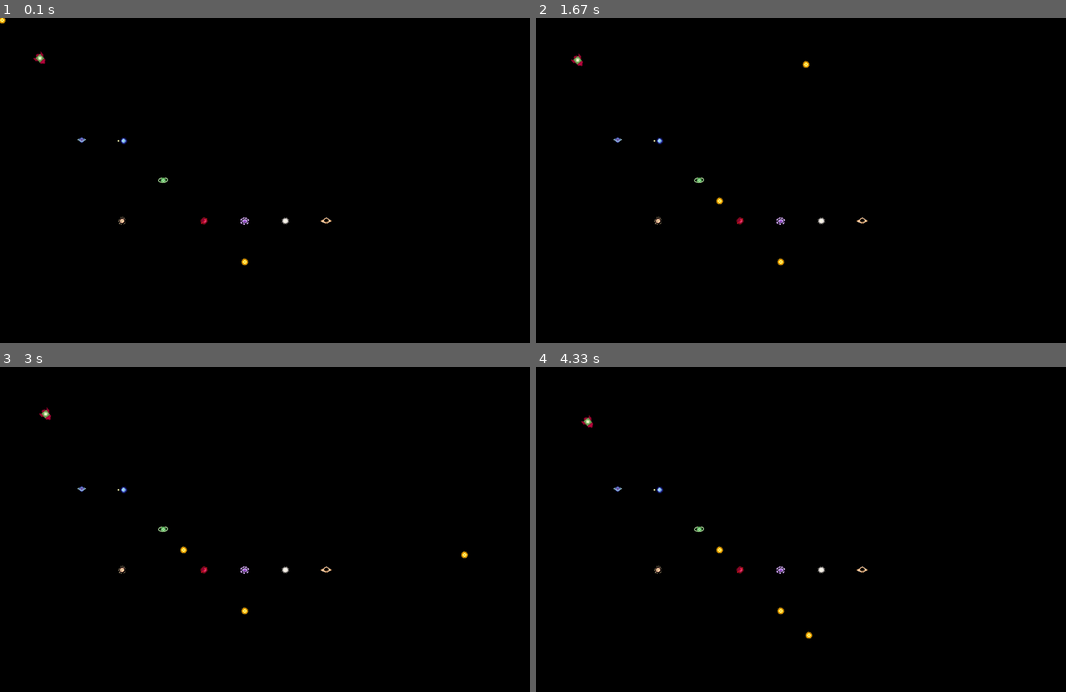
Above: before the commit, frames 1-4 (two rows, left to right).
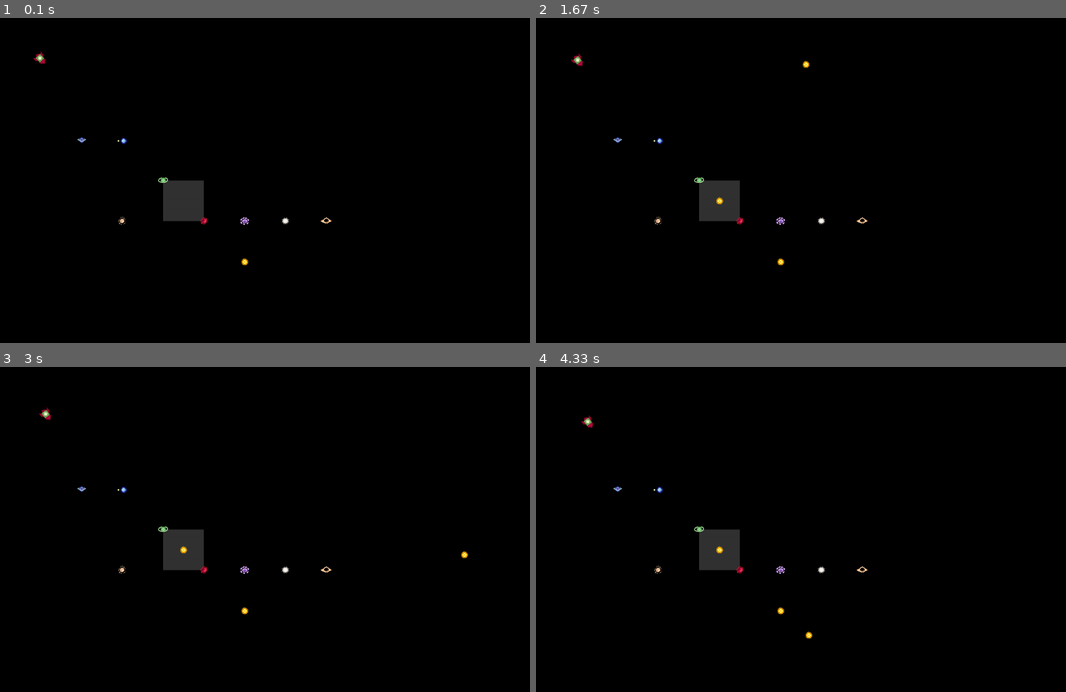
Above: after the commit, the same moments.

Repository: maxim739/Hackathon26
Game: pygame game, started from main2.py
Same seed, same stepped clock (60 frames per second), same inputs: the game is played once before the commit and once after it.
Inputs (mouse positions are in pixels of both pictures, inside the frame that each line leads up to):
- Up to frame 1 (0.1 s): no input
- Up to frame 2 (1.67 s): press the mouse at (721, 200) at 0.37 s; move the mouse to (679, 167) at 0.47 s; release the mouse at (636, 131) at 0.6 s; press the mouse at (721, 200) at 0.7 s; move the mouse to (785, 232) at 0.8 s; release the mouse at (848, 261) at 0.93 s; press the mouse at (721, 200) at 1.03 s; move the mouse to (790, 190) at 1.13 s; release the mouse at (859, 180) at 1.27 s; press the mouse at (721, 200) at 1.37 s; move the mouse to (763, 131) at 1.47 s; release the mouse at (806, 63) at 1.6 s
- Up to frame 3 (3 s): press the mouse at (185, 549) at 1.7 s; move the mouse to (217, 597) at 1.8 s; release the mouse at (254, 649) at 1.93 s; press the mouse at (185, 549) at 2.03 s; move the mouse to (148, 565) at 2.13 s; release the mouse at (116, 581) at 2.27 s; press the mouse at (185, 549) at 2.37 s; move the mouse to (254, 493) at 2.47 s; release the mouse at (323, 435) at 2.6 s; press the mouse at (185, 549) at 2.7 s; move the mouse to (323, 552) at 2.8 s; release the mouse at (466, 555) at 2.93 s
- Up to frame 4 (4.33 s): press the mouse at (721, 549) at 3.03 s; move the mouse to (679, 549) at 3.13 s; release the mouse at (636, 549) at 3.27 s; press the mouse at (721, 549) at 3.37 s; move the mouse to (785, 516) at 3.47 s; release the mouse at (854, 480) at 3.6 s; press the mouse at (721, 549) at 3.7 s; move the mouse to (779, 529) at 3.8 s; release the mouse at (843, 510) at 3.93 s; press the mouse at (721, 549) at 4.03 s; move the mouse to (763, 591) at 4.13 s; release the mouse at (806, 633) at 4.27 s

The runs differ from the first frame. In frame 1, 1.0% of the frame differs, in the area x 0-39%, y 0-63%; in frame 2, 0.9%; in frame 3, 0.9%; in frame 4, 0.9%.

Commit message:
asteroid button

Diff:
--- /dev/null
+++ b/button.py
@@ -0,0 +1,26 @@
+
+import pygame
+
+class Button:
+    def __init__(self, text, x, y, width, height, inactive_color, active_color, action=None):
+        self.text = text
+        self.x = x
+        self.y = y
+        self.width = width
+        self.height = height
+        self.inactive_color = inactive_color
+        self.active_color = active_color
+        self.action = action
+
+
+    def draw(self, screen):
+        mouse = pygame.mouse.get_pos()
+        click = pygame.mouse.get_pressed()
+
+
+        if (self.x + self.width) > mouse[0] > self.x and self.y + self.height > mouse[1] > self.y:
+            pygame.draw.rect(screen, self.active_color, (self.x, self.y, self.width, self.height))
+            if click[0] == 1 and self.action is not None:
+                self.action()
+        else:
+            pygame.draw.rect(screen, self.inactive_color, (self.x, self.y, self.width, self.height))
--- a/main2.py
+++ b/main2.py
@@ -9,12 +9,14 @@
 from bodies import *
 from vectorField import render
 import constants
+from button import Button
 
 pygame.init()
 clock = pygame.time.Clock()
 
 running = True
 gameStopped = False
+astromouse = False
 
 screen_res = (constants.width, constants.height)
 pygame.display.set_caption("Rocket Man!")
@@ -39,7 +41,7 @@
             running = False
 
         #Place an asteroid where the mouse is
-        if event.type == pygame.MOUSEBUTTONDOWN:
+        if event.type == pygame.MOUSEBUTTONDOWN and astromouse == True:
             can_place = True
 
             #Cannot place an asteroid on top of another body
@@ -52,11 +54,22 @@
 
             if can_place:
                 planets.astrioid_bodies.append(asteroid)
+                astromouse = False
 
 
     # Render the screen
     screen.fill(constants.black)
-    asteroid.draw(screen, constants.width, constants.height)
+
+    new_but = Button("New", 400, 400, 100, 100, (50, 50, 50), (150, 150, 150))
+    new_but.draw(screen)
+
+    if event.type == pygame.MOUSEBUTTONDOWN and new_but.x < mouse[0] < new_but.x + new_but.width and new_but.y < mouse[1] < new_but.y + new_but.height:
+        astromouse = True
+
+    if astromouse:
+        asteroid.draw(screen, constants.width, constants.height)
+    print(astromouse)
+
 
     #Draw all bodies and update position of moving body
     for body in planets.game_bodies:
